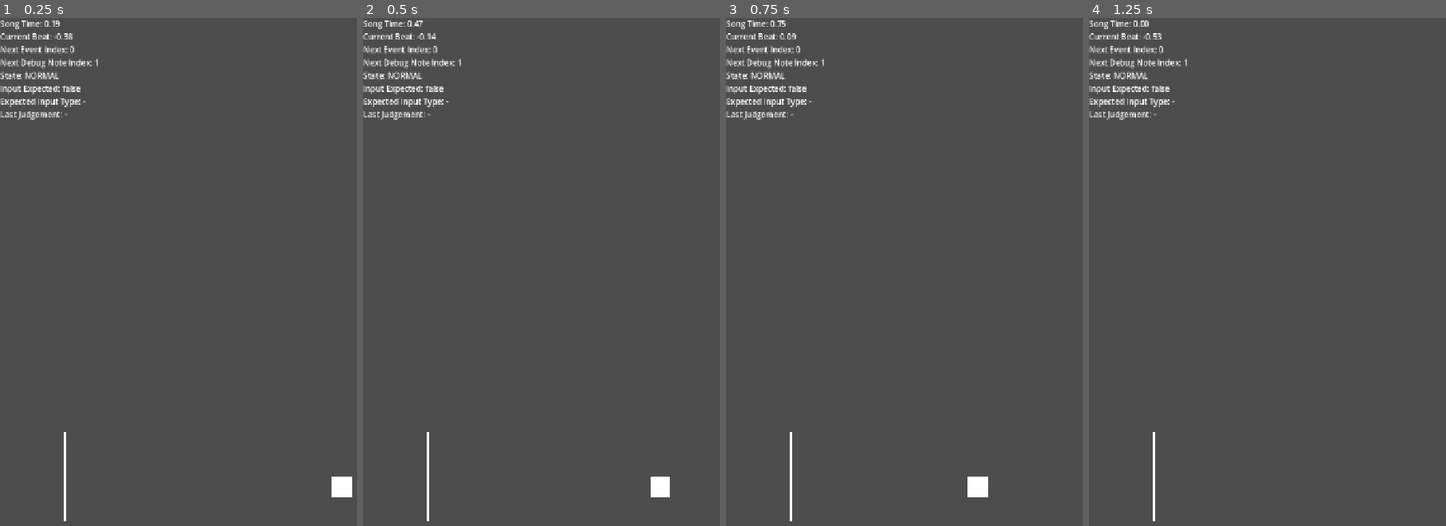
Above: before the commit, frames 1-4 (left to right).
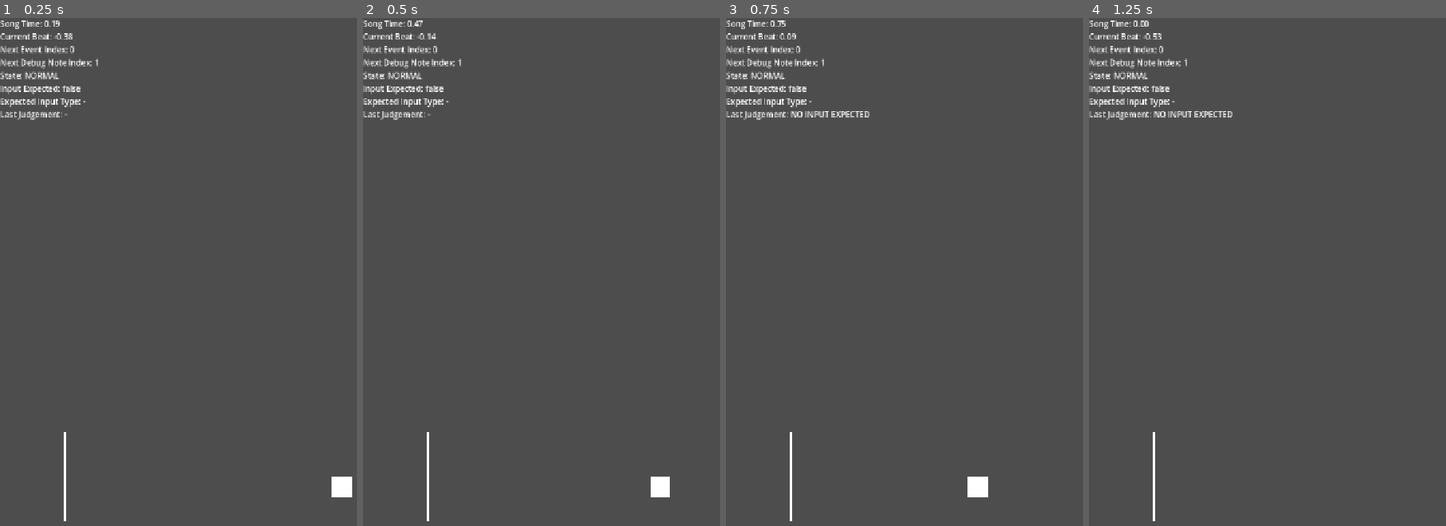
Above: after the commit, the same moments.

Repository: unuse-org/rhythm-cheers
Game: Godot game, scene res://scenes/main.tscn
Two runs of this game, one before a commit and one after it. Both use one fixed random seed, a clock stepped at 60 frames per second and the inputs below. Sound files missing from this copy of the repository are replaced by a short silence.
Inputs (mouse positions are in pixels of both pictures, inside the frame that each line leads up to):
- Up to frame 1 (0.25 s): no input
- Up to frame 2 (0.5 s): no input
- Up to frame 3 (0.75 s): move the mouse to (983, 302) at 0.52 s; hold Space (cheers_input, bound only after the commit) from 0.53 s (still down); click (983, 302) at 0.67 s
- Up to frame 4 (1.25 s): keep holding Space (cheers_input, bound only after the commit); tap A (prepare_input, bound only after the commit) at 0.8 s

Frames 1-2 are identical in both runs. In frame 3, 0.2% of the frame differs, in the area x 18-41%, y 18-20%; in frame 4, 0.2%.

Commit message:
✨ インプットマップの更新

Diff:
--- a/project.godot
+++ b/project.godot
@@ -23,9 +23,14 @@
 
 [input]
 
-hit={
+prepare_input={
 "deadzone": 0.2,
-"events": [Object(InputEventKey,"resource_local_to_scene":false,"resource_name":"","device":0,"window_id":0,"alt_pressed":false,"shift_pressed":false,"ctrl_pressed":false,"meta_pressed":false,"pressed":false,"keycode":0,"physical_keycode":32,"key_label":0,"unicode":0,"location":0,"echo":false,"script":null)
+"events": [Object(InputEventKey,"resource_local_to_scene":false,"resource_name":"","device":-1,"window_id":0,"alt_pressed":false,"shift_pressed":false,"ctrl_pressed":false,"meta_pressed":false,"pressed":false,"keycode":0,"physical_keycode":65,"key_label":0,"unicode":97,"location":0,"echo":false,"script":null)
+]
+}
+cheers_input={
+"deadzone": 0.2,
+"events": [Object(InputEventKey,"resource_local_to_scene":false,"resource_name":"","device":-1,"window_id":0,"alt_pressed":false,"shift_pressed":false,"ctrl_pressed":false,"meta_pressed":false,"pressed":false,"keycode":0,"physical_keycode":32,"key_label":0,"unicode":32,"location":0,"echo":false,"script":null)
 ]
 }
 
